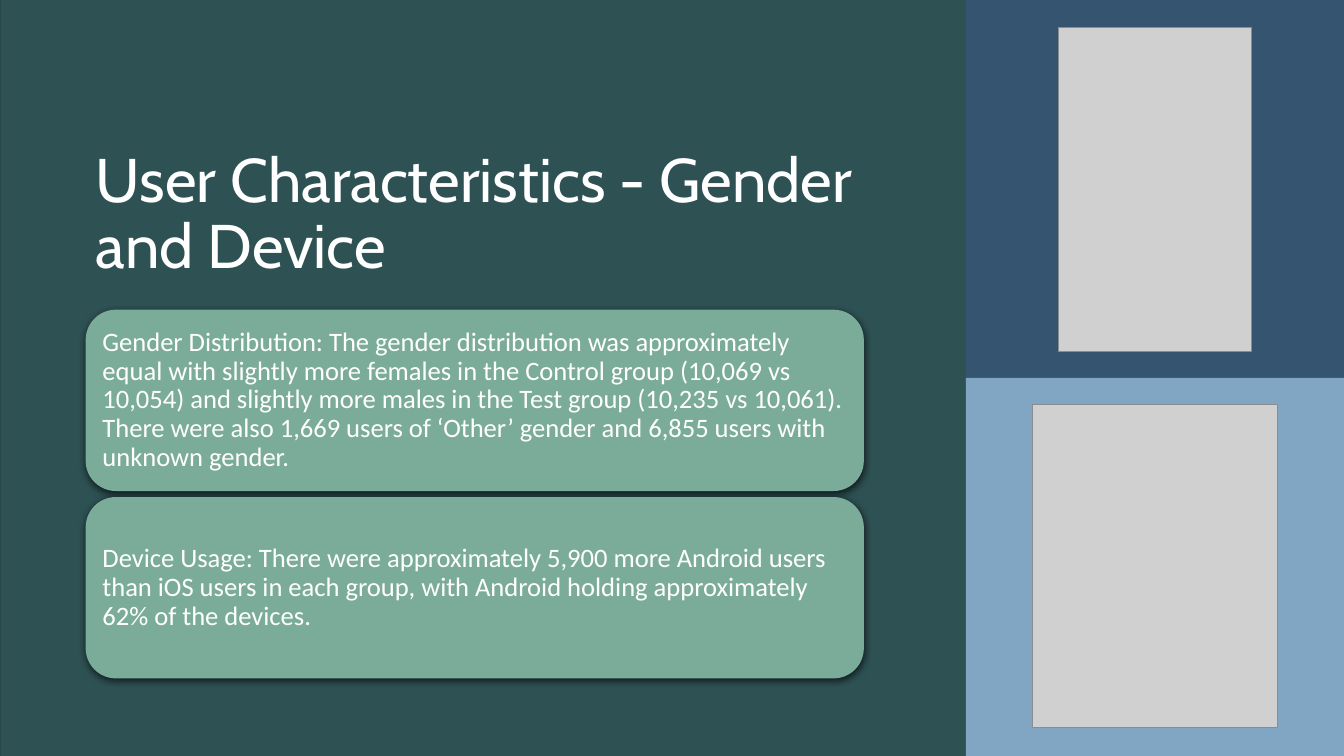
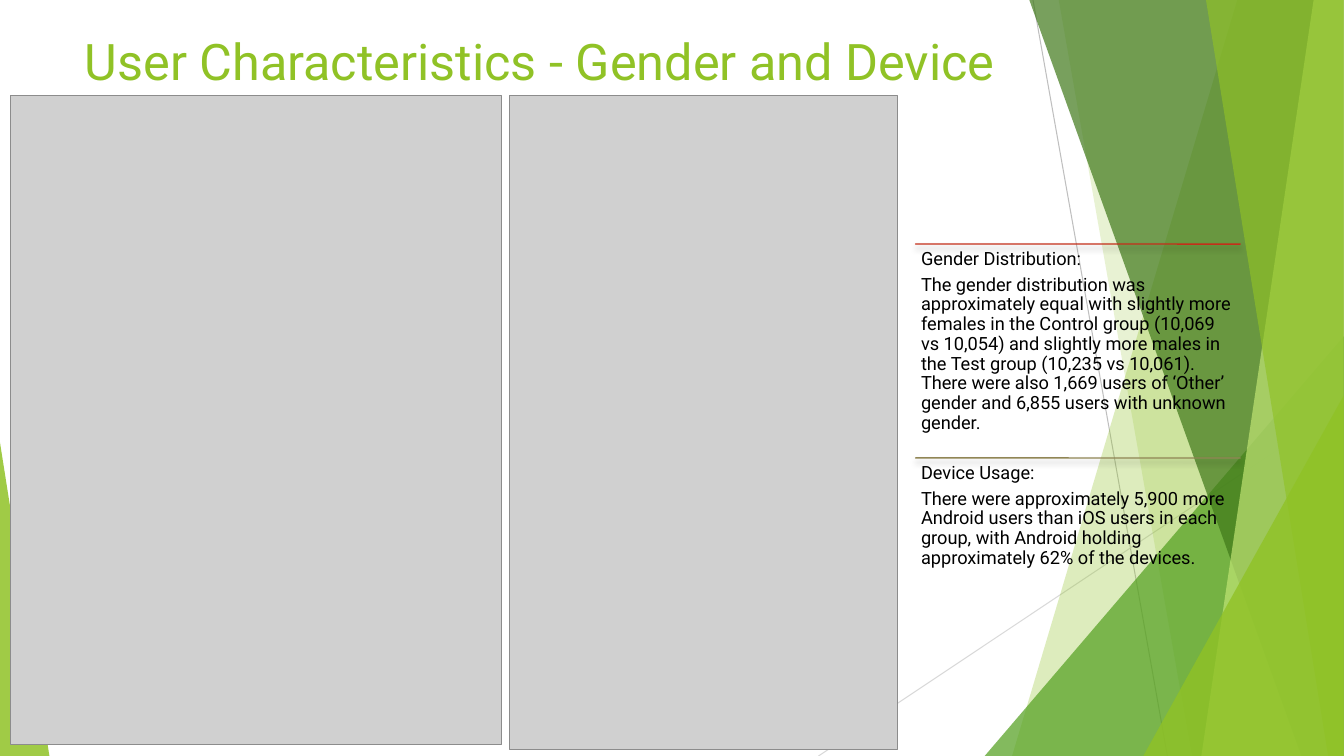
Before and after one commit to bhazeltn/Globox_AB_Project, a slide deck: slide 6 of Globox.pptx (slide 5 before the commit). Drawn at 1344x756 pixels with LibreOffice and Linux fonts; fonts in the diff are those of the drawing; grey boxes stand for pictures. Boxes give left, top, right and bottom in pixels: in the first picture for what was removed or moved away, otherwise in the second. Text is boxed around its words. In the diff, an @@ line names an element or a change of style, - is before the commit and + after.

```diff
--- a/Globox.pptx
+++ b/Globox.pptx
@@ background #213A3B to #FFFFFF @@
@@ rectangle removed at (x1=0, y1=0, x2=1344, y2=756) @@
@@ rectangle removed at (x1=0, y1=0, x2=1344, y2=756) @@
@@ title "User Characteristics - Gender and ..." moved from (x1=96, y1=156, x2=852, y2=269) to (x1=85, y1=42, x2=994, y2=81) @@
@@ title "User Characteristics - Gender and ..." at (x1=85, y1=42, x2=994, y2=81): size 44 to 36 pt, font Cabin to Roboto, text colour #FFFFFF to #90C226; line spacing 0.9 to 1; vertical alignment bottom to top @@
@@ rectangle removed at (x1=966, y1=0, x2=1344, y2=378) @@
@@ picture resized from (x1=1032, y1=404, x2=1277, y2=728) to (x1=10, y1=96, x2=502, y2=745) @@
@@ picture resized from (x1=1059, y1=28, x2=1251, y2=352) to (x1=509, y1=96, x2=898, y2=749) @@
@@ text "Gender Distribution:" at (x1=921, y1=248, x2=1231, y2=433): vertical alignment middle to top @@
@@ line added from (915, 244) to (1240, 244), #C42F1A 1 pt @@
@@ text at (x1=921, y1=248, x2=1231, y2=433): text changed; size 19 to 13 pt; font Calibri to Roboto; text colour #FFFFFF to #000000 @@
-Gender Distribution: The gender distribution was approximately equal with slightly more females in the Control group (10,069 vs 10,054) and slightly more males in the Test group (10,235 vs 10,061). There were also 1,669 users of ‘Other’ gender and 6,855 users with unknown gender.
+Gender Distribution:
+The gender distribution was approximately equal with slightly more females in the Control group (10,069 vs 10,054) and slightly more males in the Test group (10,235 vs 10,061). There were also 1,669 users of ‘Other’ gender and 6,855 users with unknown gender.
@@ rounded rectangle removed at (x1=86, y1=310, x2=864, y2=491) @@
@@ rectangle removed at (x1=966, y1=378, x2=1344, y2=756) @@
@@ group added at (x1=0, y1=0, x2=1344, y2=756): 5 freeform shapes, 3 triangles, 2 lines @@
@@ text "Device Usage:" at (x1=921, y1=466, x2=1225, y2=569): vertical alignment middle to top @@
@@ line added from (915, 458) to (1240, 458), #918655 1 pt @@
@@ text at (x1=921, y1=466, x2=1225, y2=569): text changed; size 19 to 13 pt; font Calibri to Roboto; text colour #FFFFFF to #000000 @@
-Device Usage: There were approximately 5,900 more Android users than iOS users in each group, with Android holding approximately 62% of the devices.
+Device Usage:
+There were approximately 5,900 more Android users than iOS users in each group, with Android holding approximately 62% of the devices.
@@ rounded rectangle removed at (x1=86, y1=497, x2=864, y2=679) @@
```
Also in this commit, not shown: 9 other slides changed, 5 other files.
